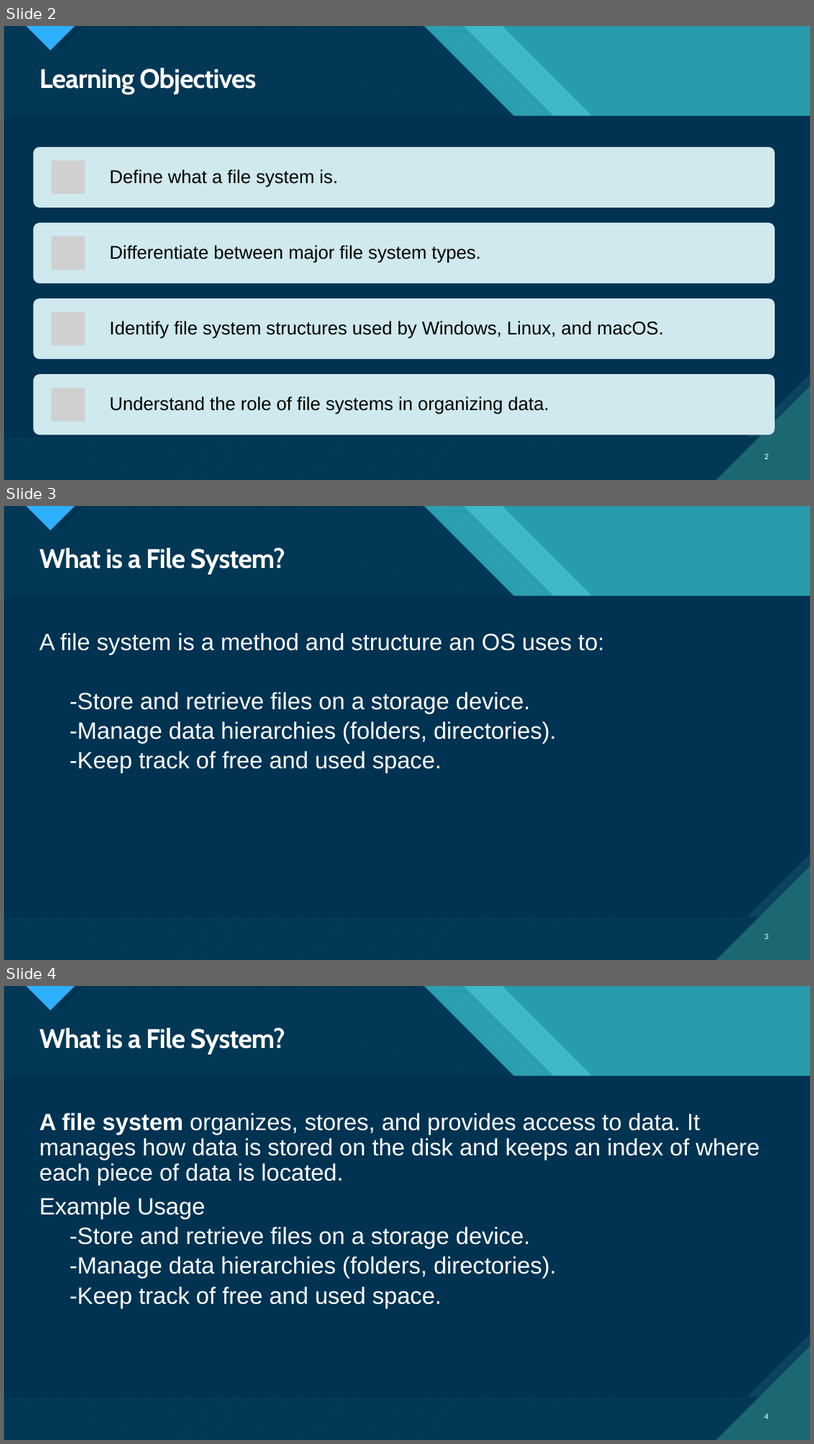
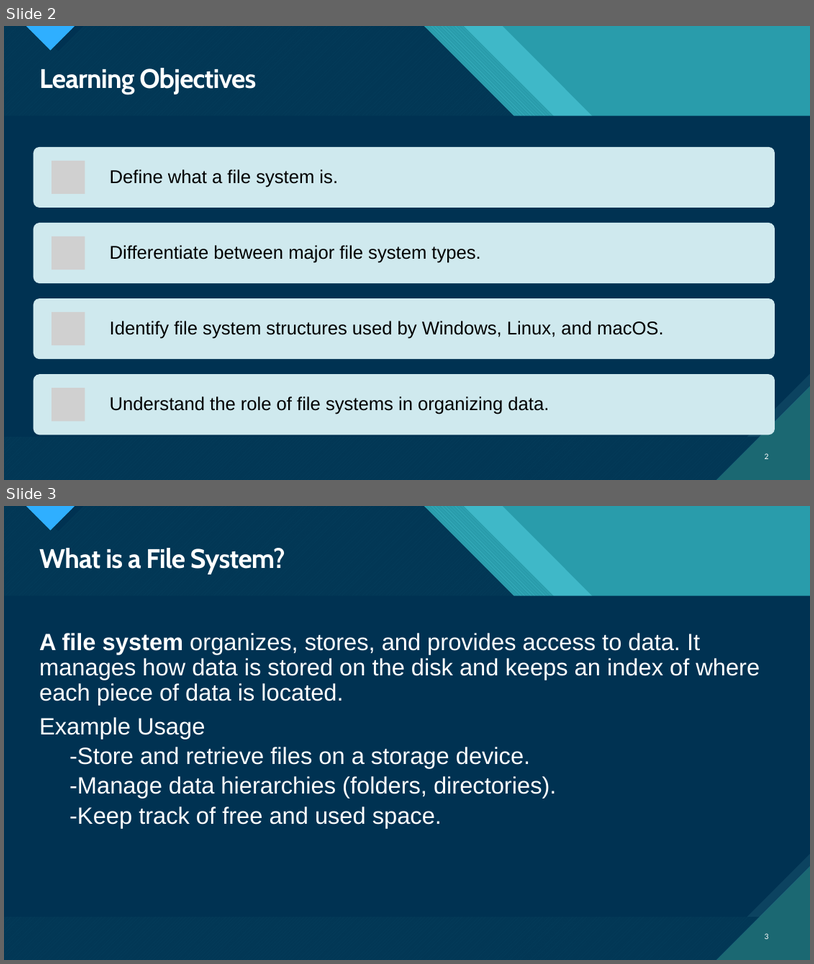
Before and after one commit to psuuc-jbgarcia/Object-Oriented-Programming-Lesson, a slide deck: Platform Technologies/Pre Lim/week 2/Lecture/Chapter_2Different File Systems.pptx. Shown one above the other, each under a label of ours: slides 2, 3 and 4 before the commit, slides 2 and 3 after it. The pictures are 814x1444 and 814x964 pixels, drawn with LibreOffice and Linux fonts; fonts in the diff are those of the drawing; grey boxes stand for pictures. Boxes give left, top, right and bottom in pixels: in the first picture for what was removed or moved away, otherwise in the second. Text is boxed around its words. In the diff, an @@ line names an element or a change of style, - is before the commit and + after.

```diff
--- a/Platform Technologies/Pre Lim/week 2/Lecture/Chapter_2Different File Systems.pptx
+++ b/Platform Technologies/Pre Lim/week 2/Lecture/Chapter_2Different File Systems.pptx
@@ slide 3 removed at bbox=[4, 506, 810, 960], background #47C3D3; not listed: 18 template elements that a slide beside it also shows @@
@@ title removed at bbox=[39, 548, 286, 574] @@
-What is a File System?
@@ text removed at bbox=[39, 633, 604, 772] @@
-A file system is a method and structure an OS uses to:
-  -Store and retrieve files on a storage device.
-  -Manage data hierarchies (folders, directories).
-  -Keep track of free and used space.
@@ page number removed at bbox=[765, 933, 769, 939] @@
-3
@@ what was slide 4 is now slide 3 @@
@@ page number at bbox=[765, 933, 769, 939]: text changed @@
-4
+3
```
Also in this commit, not shown: 2 slides changed, 21 other files.
